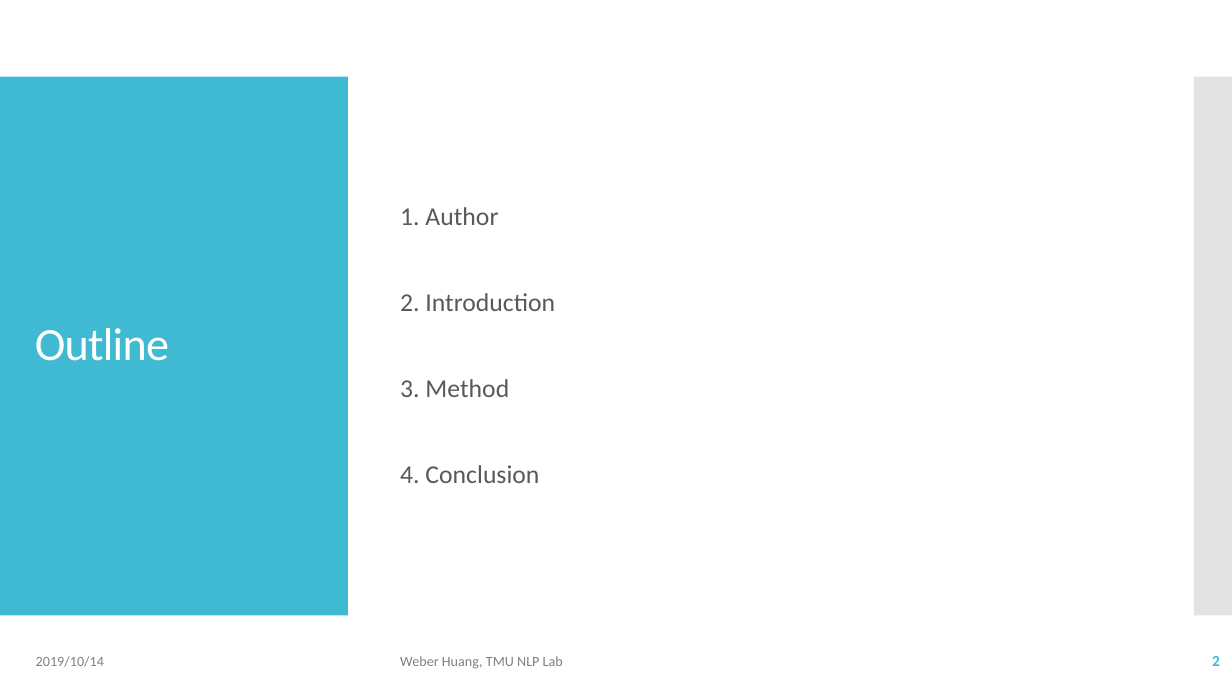
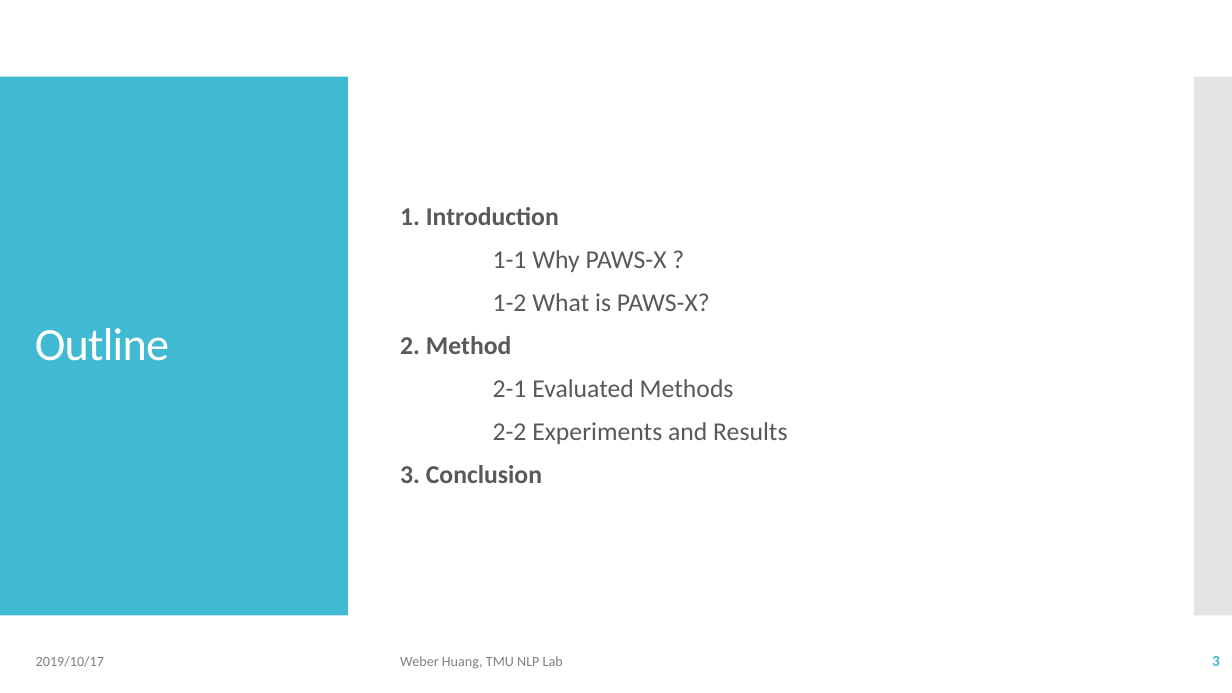
Before and after one commit to Weber12321/TMU-GIDS, a slide deck: slide 3 of Lab/Paper survey I.pptx (slide 2 before the commit). Drawn at 1232x693 pixels with LibreOffice and Linux fonts; fonts in the diff are those of the drawing. Boxes give left, top, right and bottom in pixels: in the first picture for what was removed or moved away, otherwise in the second. Text is boxed around its words. In the diff, an @@ line names an element or a change of style, - is before the commit and + after.

```diff
--- a/Lab/Paper survey I.pptx
+++ b/Lab/Paper survey I.pptx
@@ text at (400, 207, 787, 483): text changed @@
-1. Author
-2. Introduction
-3. Method
-4. Conclusion
+1. Introduction
+1-1 Why PAWS-X ?
+1-2 What is PAWS-X?
+2. Method
+2-1 Evaluated Methods
+2-2 Experiments and Results
+3. Conclusion
@@ text at (36, 656, 104, 667): text changed @@
-2019/10/14
+2019/10/17
@@ page number at (1212, 656, 1220, 666): text changed @@
-2
+3
```
Also in this commit, not shown: 10 other slides changed, 9 slides added, 1 slide removed, 6 other files.
